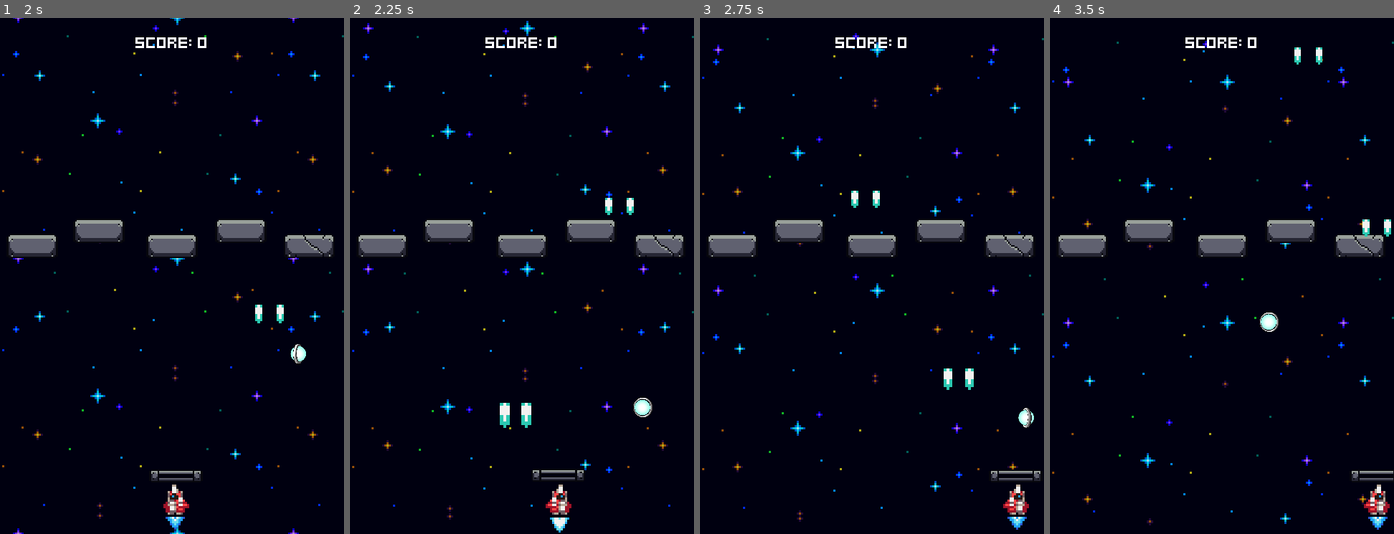
Above: before the commit, frames 1-4 (left to right).
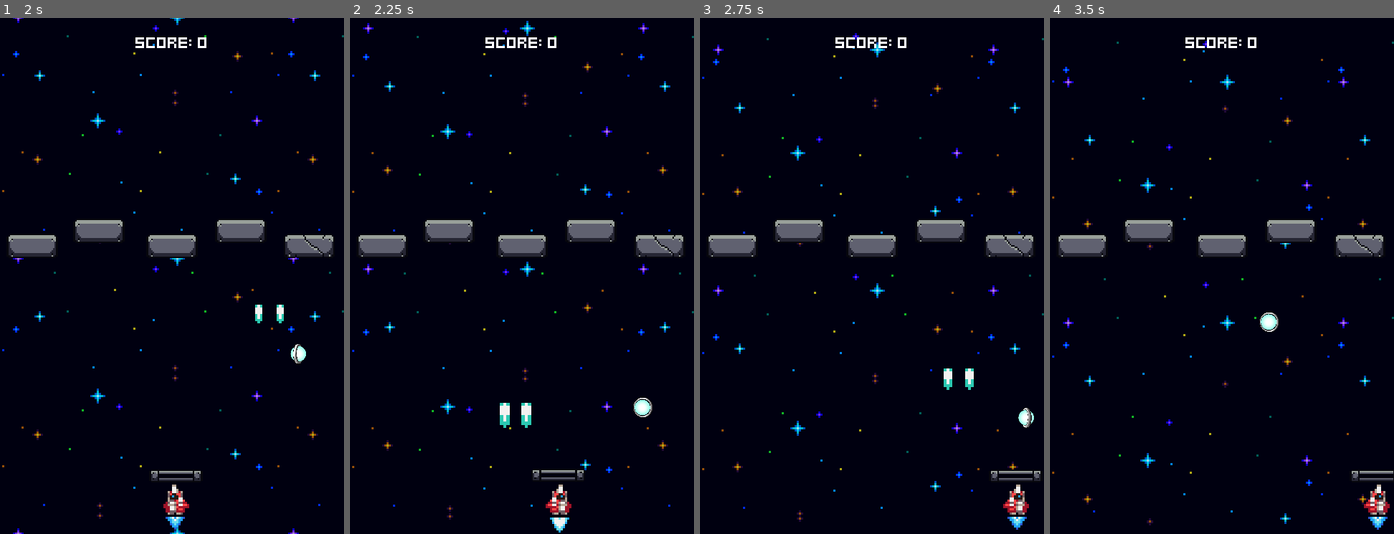
Above: after the commit, the same moments.

Repository: Wilthos/Brick-Break-Space-Shooter-Project
Game: Godot game, scene res://menus/menu.tscn
Same seed, same stepped clock (60 frames per second), same inputs: the game is played once before the commit and once after it.
Inputs:
- Up to frame 1 (2 s): tap Space (Fire) at 0.5, 1.55 s; hold Right (ui_right) 0.53-1.28 s; hold Space (Fire) 0.53-1.28 s; tap Enter (ui_accept) at 0.77, 0.8, 1.07, 1.35, 1.52, 1.82 s; hold Left (ui_left) from 1.28 s (still down)
- Up to frame 2 (2.25 s): release Left (ui_left) at 2.03 s; hold Right (ui_right) from 2.03 s (still down); hold Space (Fire) from 2.03 s (still down)
- Up to frame 3 (2.75 s): keep holding Right (ui_right); keep holding Space (Fire); tap Enter (ui_accept) at 2.3 s
- Up to frame 4 (3.5 s): keep holding Right (ui_right); release Space (Fire) at 2.78 s; tap Space (Fire) at 2.85 s; tap Enter (ui_accept) at 3.02, 3.32 s

Frame 1 is identical in both runs. In frame 2, 0.1% of the frame differs, in the area x 74-83%, y 34-39%; in frame 3, 0.1%; in frame 4, 0.2%, in the area x 71-100%, y 5-43%.

Commit message:
Quick Save

Diff:
--- a/components/hitbox_component.gd
+++ b/components/hitbox_component.gd
@@ -15,15 +15,23 @@
 	area_entered.connect(_on_hurtbox_entered)
 
 func _on_hurtbox_entered(hurtbox: HurtboxComponent):
+
 	# For debug
-	#print_debug("Hitbox Info: ",hitbox_component)
-	#print_debug("Hurtbox Info: ",hurtbox)
-	#print_debug("Area Overlap info: ",overlaps_body())
+	#print_debug("Hitbox Info: ",hitbox_component.get_parent().name)
+	#print_debug("Hurtbox Info: ",hurtbox.get_parent().name)
+	#if hurtbox.get_parent().name.contains("Brick") and (hitbox_component.get_parent().name.contains("Laser") or hitbox_component.get_parent().name.contains("Node")):
+		#print_debug("Hit a Brick with the laser")
+	#elif hurtbox.get_parent().name.contains("Brick"):
+		#print_debug("Hit a Brick")
+	#print_debug("Area Overlap info: ",get_overlapping_bodies())
+
 	# Make sure the area we are overlapping is a hurtbox
 	if not hurtbox is HurtboxComponent: return
 	# Make sure the hurtbox isn't invincible
 	if hurtbox.is_invincible: return
 	# Signal out that we hit a hurtbox (this is useful for destroying projectiles when they hit something)
 	hit_hurtbox.emit(hurtbox)
+	# If a laser hits a brick, ignore damage
+	if hurtbox.get_parent().name.contains("Brick") and (hitbox_component.get_parent().name.contains("Laser") or hitbox_component.get_parent().name.contains("Node")): return
 	# Have the hurtbox signal out that it was hit
 	hurtbox.hurt.emit(self)
--- a/player_ship/ship.gd
+++ b/player_ship/ship.gd
@@ -20,8 +20,8 @@
 
 func fire_lasers() -> void:
 	variable_pitch_audio_stream_player.play_with_variance()
+	spawner_component.spawn(right_muzzle.global_position)
 	spawner_component.spawn(left_muzzle.global_position)
-	spawner_component.spawn(right_muzzle.global_position)
 	scale_component.tween_scale()
 
 func _process(delta: float) -> void:
--- a/projectiles/laser.gd
+++ b/projectiles/laser.gd
@@ -1,3 +1,4 @@
+class_name Laser
 extends Node2D
 
 @onready var visible_on_screen_notifier_2d: VisibleOnScreenNotifier2D = $VisibleOnScreenNotifier2D
@@ -12,3 +13,7 @@
 	flash_component.flash()
 	hitbox_component.hit_hurtbox.connect(queue_free.unbind(1))
 	visible_on_screen_notifier_2d.screen_exited.connect(queue_free)
+	# Trying to make laser disolve on brick and not do damage
+	#print_debug("Area Overlap info: ",hitbox_component.get_parent())
+	#if hitbox_component.overlaps_body(Brick) == true:
+		#print_debug("Hit Brick!")
--- a/projectiles/laser.tscn
+++ b/projectiles/laser.tscn
@@ -38,7 +38,7 @@
 
 [node name="HitboxComponent" type="Area2D" parent="."]
 collision_layer = 0
-collision_mask = 2
+collision_mask = 98
 script = ExtResource("6_otakf")
 
 [node name="CollisionShape2D" type="CollisionShape2D" parent="HitboxComponent"]
--- a/world.gd
+++ b/world.gd
@@ -12,7 +12,7 @@
 	randomize()
 	player_ball.position = Vector2(80,200)
 	#player_ball.position = Vector2(40,200)
-	#player_ball.move_component.velocity = Vector2(0,50)
+	#player_ball.move_component.velocity = Vector2(0,0)
 	player_ball.move_component.velocity = Vector2(randf_range(-1, 1), randf_range(-.1, -1)).normalized() * ball_speed
 	update_score_label(game_stats.score)
 	game_stats.score_changed.connect(update_score_label)
